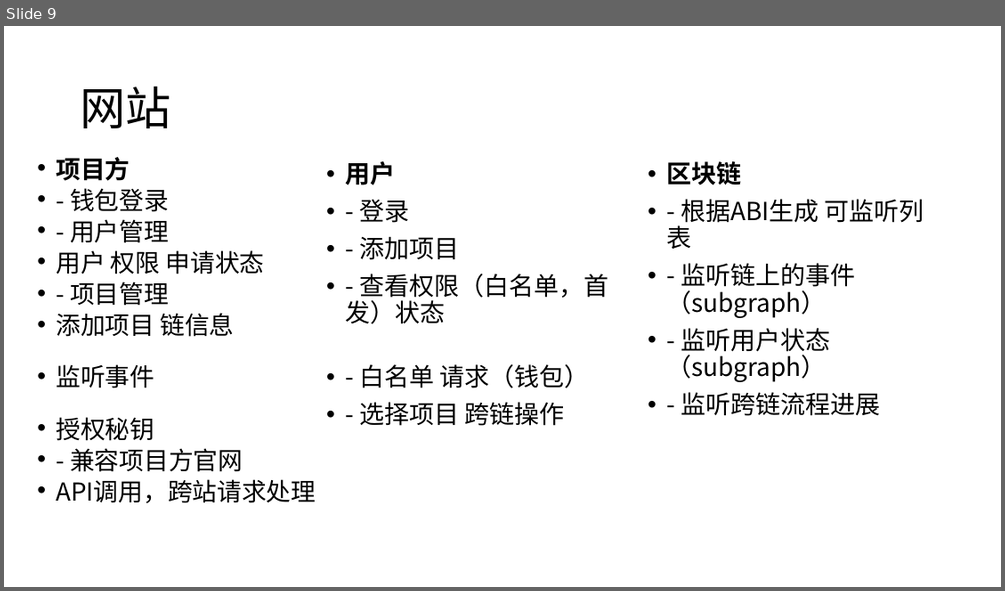
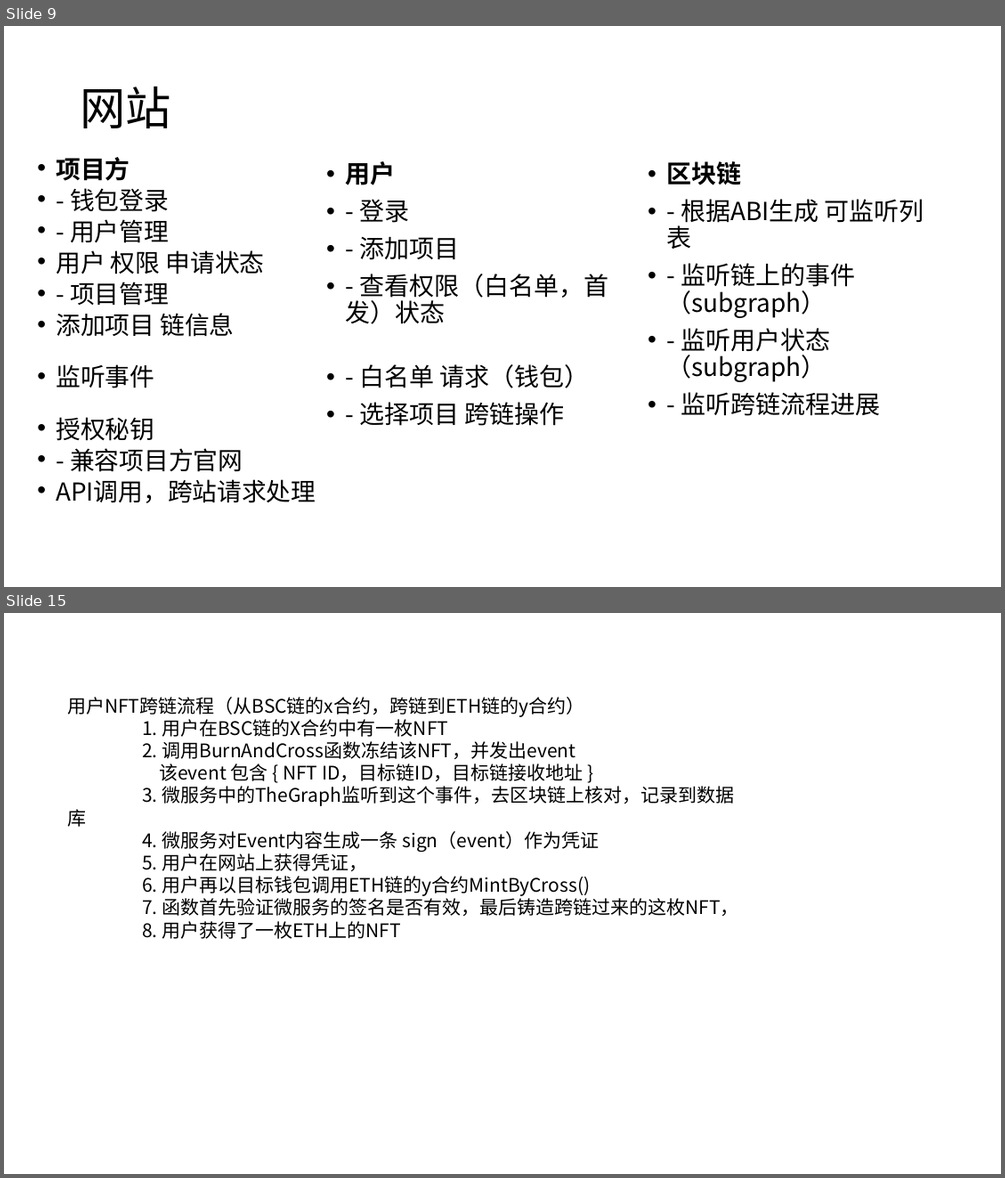
Before and after one commit to liusanchuan/Middleware.web3, a slide deck: doc/Idea.pptx. Shown one above the other, each under a label of ours: slide 9 before the commit, slides 9 and 15 after it; the slides between them are not shown. The pictures are 1005x591 and 1005x1178 pixels, drawn with LibreOffice and Linux fonts; fonts in the diff are those of the drawing. Boxes give left, top, right and bottom in pixels: in the first picture for what was removed or moved away, otherwise in the second. Text is boxed around its words. In the diff, an @@ line names an element or a change of style, - is before the commit and + after.

```diff
--- a/doc/Idea.pptx
+++ b/doc/Idea.pptx
@@ slide 15 added at box(4, 613, 1001, 1174), background #FFFFFF @@
@@ text added at box(67, 697, 738, 939), 18 pt, text #000000 @@
+用户NFT跨链流程（从BSC链的x合约，跨链到ETH链的y合约）
+1. 用户在BSC链的X合约中有一枚NFT
+2. 调用BurnAndCross函数冻结该NFT，并发出event
+该event 包含 { NFT ID，目标链ID，目标链接收地址 }
+3. 微服务中的TheGraph监听到这个事件，去区块链上核对，记录到数据库
+4. 微服务对Event内容生成一条 sign（event）作为凭证
+5. 用户在网站上获得凭证，
+6. 用户再以目标钱包调用ETH链的y合约MintByCross()
+7. 函数首先验证微服务的签名是否有效，最后铸造跨链过来的这枚NFT，
+8. 用户获得了一枚ETH上的NFT
```
Also in this commit, not shown: 1 slide changed, 5 other slides added, 1 slide removed, 1 other file.
